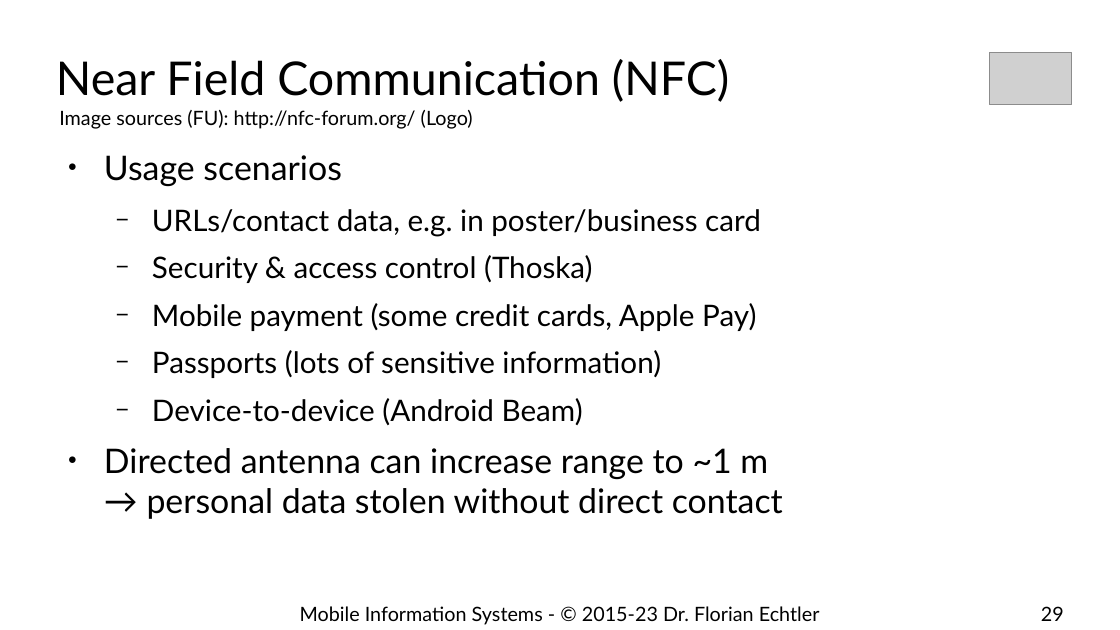
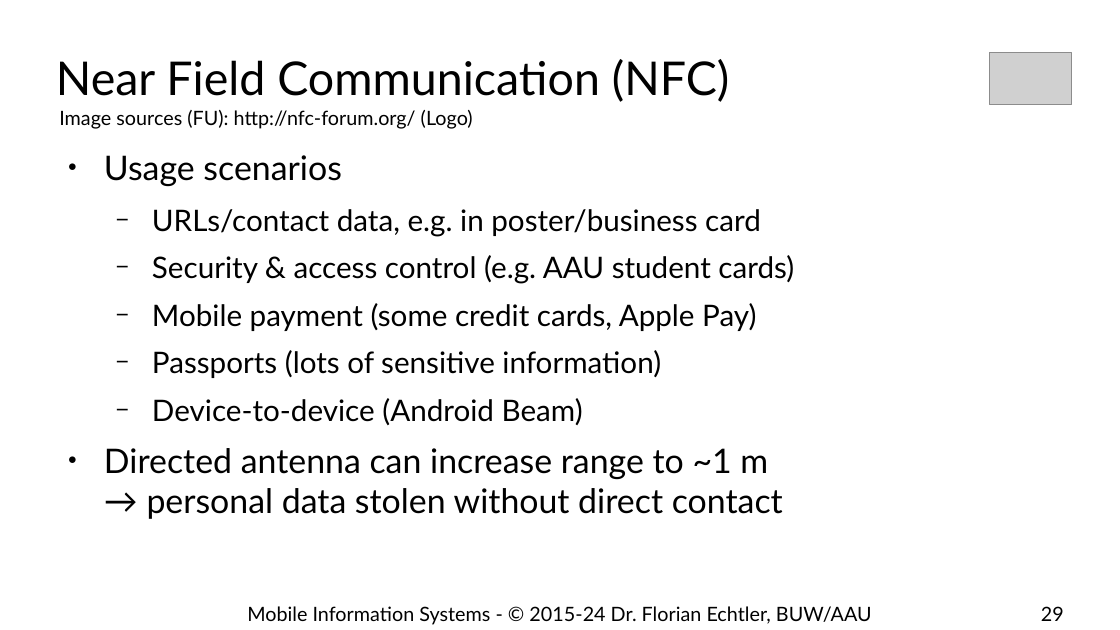
Before and after one commit to floe/mobile-information-systems, a slide deck: slide 29 of 08-ubicomp-iot.odp. Drawn at 1120x630 pixels with LibreOffice and Linux fonts; fonts in the diff are those of the drawing; grey boxes stand for pictures; background and template pictures are left out. Boxes give left, top, right and bottom in pixels: in the first picture for what was removed or moved away, otherwise in the second. Text is boxed around its words. In the diff, an @@ line names an element or a change of style, - is before the commit and + after.

```diff
--- a/08-ubicomp-iot.odp
+++ b/08-ubicomp-iot.odp
@@ text at (x1=152, y1=255, x2=794, y2=284): text changed @@
-  − Security & access control (Thoska)
+  − Security & access control (e.g. AAU student cards)
@@ text at (x1=247, y1=606, x2=872, y2=625): text changed @@
-Mobile Information Systems - © 2015-23 Dr. Florian Echtler
+Mobile Information Systems - © 2015-24 Dr. Florian Echtler, BUW/AAU
```
Also in this commit, not shown: 34 other slides changed, 1 other file.
